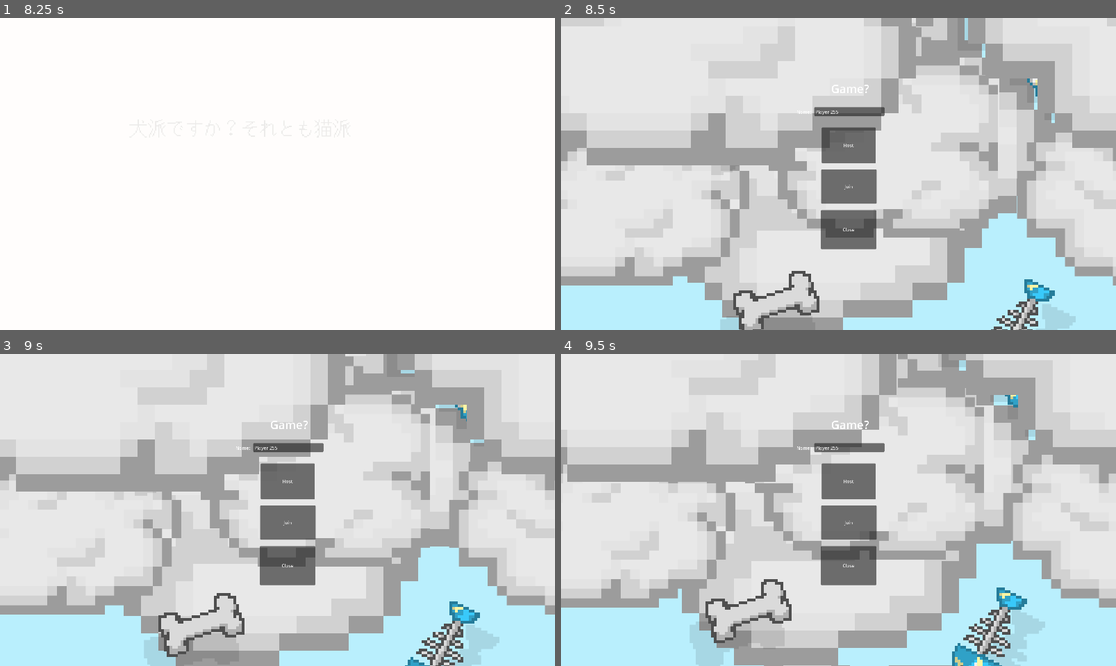
Above: before the commit, frames 1-4 (two rows, left to right).
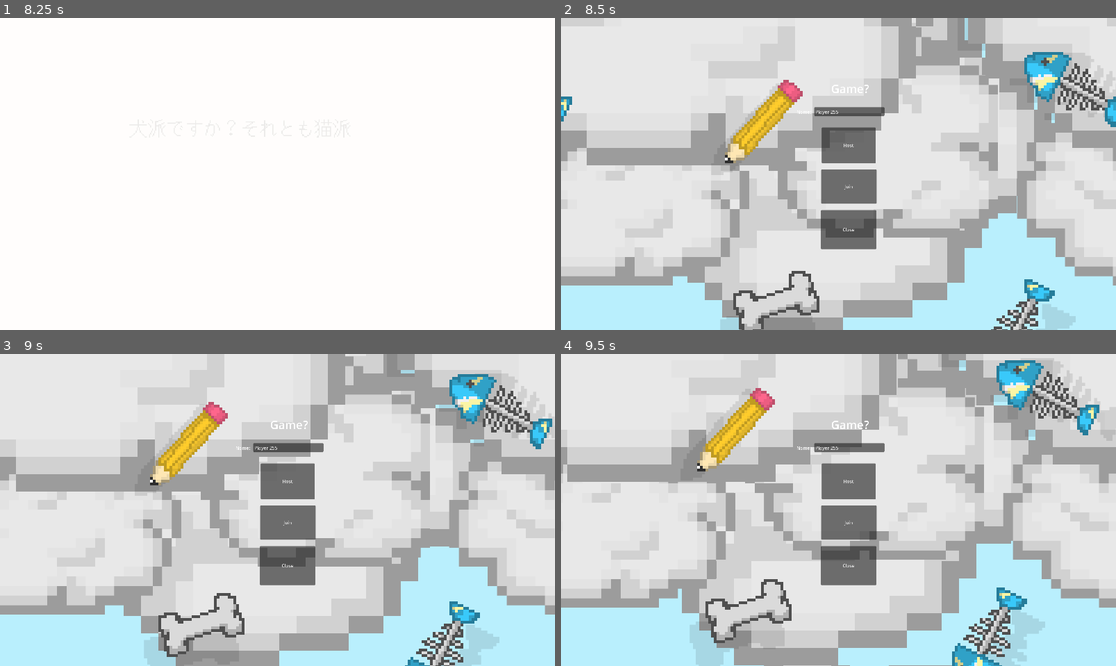
Above: after the commit, the same moments.

Repository: pvmathew/denliner
Game: Godot game, scene res://Scenes/game.tscn
The game is run twice, just before and just after one commit, with the same random seed, the same clock (stepped at 60 frames per second) and the same inputs.
Inputs (mouse positions are in pixels of both pictures, inside the frame that each line leads up to):
- Up to frame 1 (8.25 s): tap Enter at 0.5, 6.5 s; move the mouse to (399, 158) at 0.52 s; click (399, 158) at 0.67 s; move the mouse to (166, 189) at 1.27 s; click (166, 189) at 1.42 s; tap Space at 2 s; move the mouse to (333, 105) at 2.02 s; click (333, 105) at 2.17 s; move the mouse to (249, 236) at 2.77 s; click (249, 236) at 2.92 s; move the mouse to (444, 220) at 3.52 s; click (444, 220) at 3.67 s; click (238, 170) at 4.27 s; type "Alex" at 4.35 s; click "OK" at 5 s; click "OK" at 5.75 s; move the mouse to (111, 127) at 6.52 s; click (111, 127) at 6.67 s; move the mouse to (305, 174) at 7.27 s; click (305, 174) at 7.42 s; move the mouse to (194, 96) at 8.02 s; click (194, 96) at 8.17 s
- Up to frame 2 (8.5 s): no input
- Up to frame 3 (9 s): move the mouse to (399, 494) at 8.77 s; click (399, 494) at 8.92 s
- Up to frame 4 (9.5 s): no input

Frame 1 is identical in both runs. In frame 2, 3.0% of the frame differs, in the area x 0-100%, y 10-47%; in frame 3, 2.9%; in frame 4, 2.9%.

Commit message:
Label BG layer a bit better

Diff:
--- a/Scenes/UI/MainMenu/main_menu.tscn
+++ b/Scenes/UI/MainMenu/main_menu.tscn
@@ -26,6 +26,11 @@
 shader_parameter/shadow_offset = Vector2(0.05, 0.05)
 shader_parameter/shadow_color = Vector4(0, 0, 0, 0.1)
 
+[sub_resource type="ShaderMaterial" id="ShaderMaterial_hor4t"]
+shader = ExtResource("2_f4os3")
+shader_parameter/speed = 0.035
+shader_parameter/transparency_threshold = 0.1
+
 [sub_resource type="ShaderMaterial" id="ShaderMaterial_ptbtu"]
 shader = ExtResource("7_dl8gp")
 shader_parameter/speed = 0.05
@@ -36,11 +41,6 @@
 [sub_resource type="ShaderMaterial" id="ShaderMaterial_g8r6q"]
 shader = ExtResource("2_f4os3")
 shader_parameter/speed = 0.05
-shader_parameter/transparency_threshold = 0.1
-
-[sub_resource type="ShaderMaterial" id="ShaderMaterial_hor4t"]
-shader = ExtResource("2_f4os3")
-shader_parameter/speed = 0.035
 shader_parameter/transparency_threshold = 0.1
 
 [sub_resource type="Theme" id="Theme_tbfaw"]
@@ -100,6 +100,18 @@
 texture = ExtResource("5_sg88r")
 stretch_mode = 6
 
+[node name="TextureRect3" type="TextureRect" parent="."]
+texture_repeat = 2
+material = SubResource("ShaderMaterial_hor4t")
+layout_mode = 1
+anchors_preset = 15
+anchor_right = 1.0
+anchor_bottom = 1.0
+grow_horizontal = 2
+grow_vertical = 2
+texture = ExtResource("5_sg88r")
+stretch_mode = 6
+
 [node name="BGPatternShadow" type="TextureRect" parent="."]
 texture_repeat = 2
 material = SubResource("ShaderMaterial_ptbtu")
@@ -129,18 +141,6 @@
 grow_vertical = 2
 scale = Vector2(2, 2)
 texture = ExtResource("9_knln7")
-stretch_mode = 6
-
-[node name="TextureRect3" type="TextureRect" parent="."]
-texture_repeat = 2
-material = SubResource("ShaderMaterial_hor4t")
-layout_mode = 1
-anchors_preset = 15
-anchor_right = 1.0
-anchor_bottom = 1.0
-grow_horizontal = 2
-grow_vertical = 2
-texture = ExtResource("5_sg88r")
 stretch_mode = 6
 
 [node name="Title" type="Label" parent="."]
